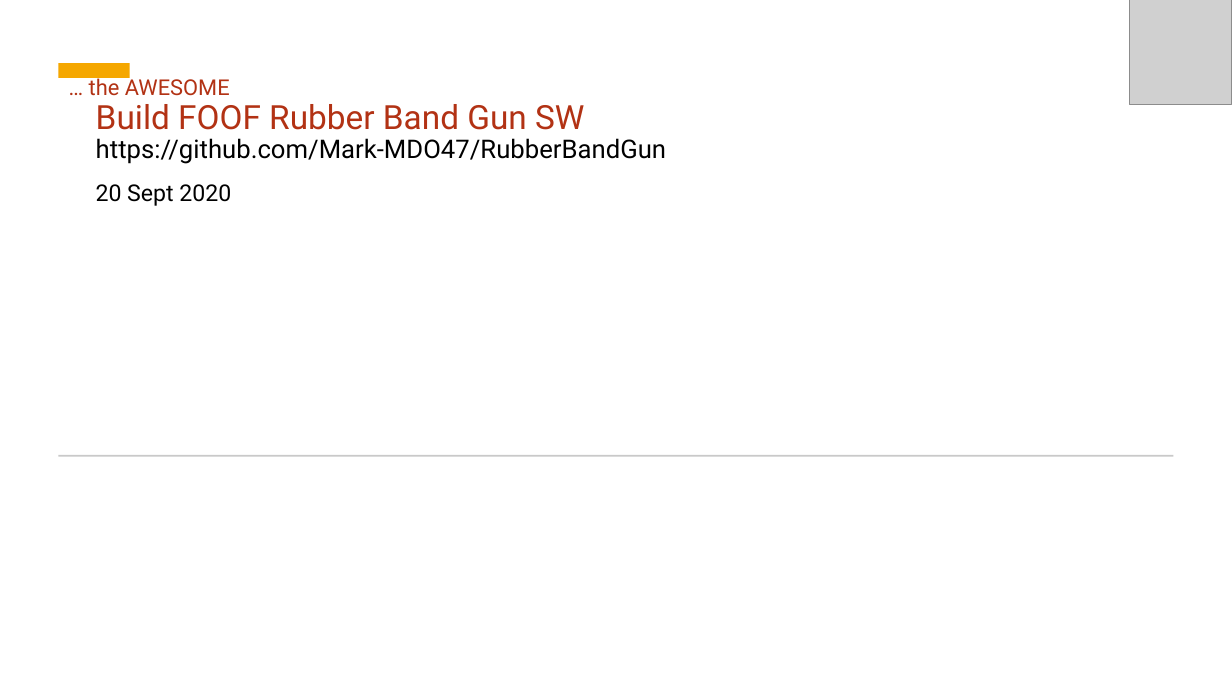
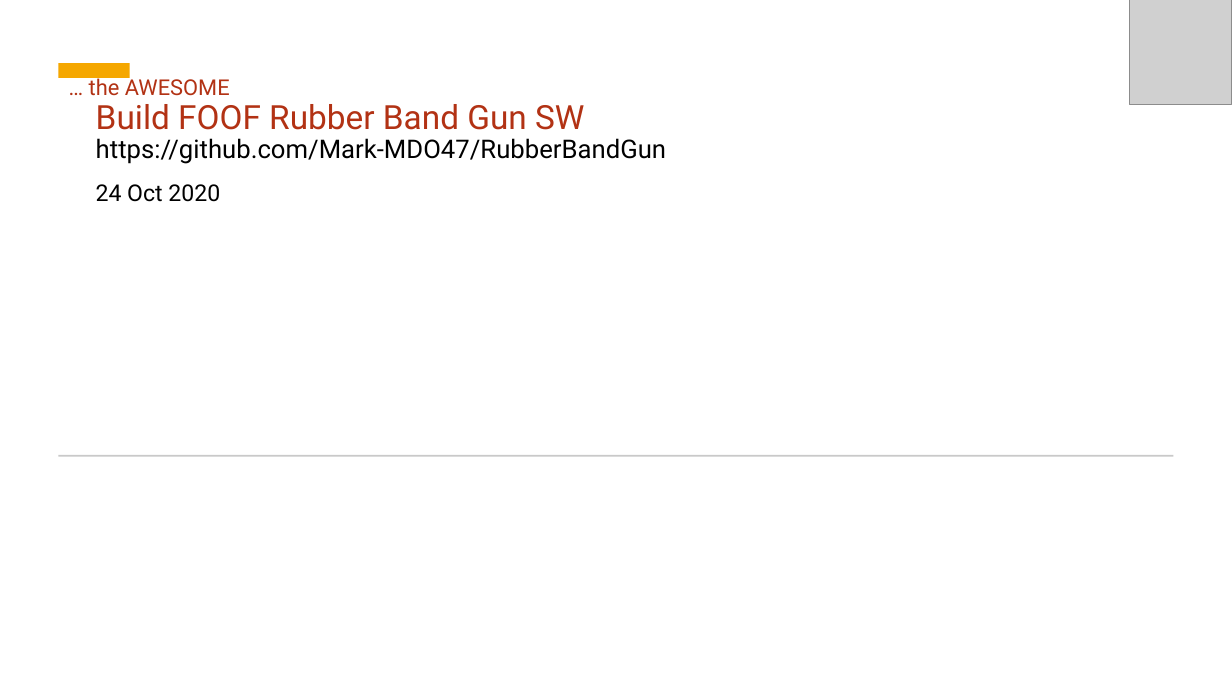
Before and after one commit to Mark-MDO47/RubberBandGun, a slide deck: slide 1 of BuildRubberBandGunSoftware.pptx. Drawn at 1232x693 pixels with LibreOffice and Linux fonts; fonts in the diff are those of the drawing; grey boxes stand for pictures; background and template pictures are left out. Boxes give left, top, right and bottom in pixels: in the first picture for what was removed or moved away, otherwise in the second. Text is boxed around its words. In the diff, an @@ line names an element or a change of style, - is before the commit and + after.

```diff
--- a/BuildRubberBandGunSoftware.pptx
+++ b/BuildRubberBandGunSoftware.pptx
@@ text at [96,184,220,202]: text changed @@
-20 Sept 2020
+24 Oct 2020
```
Also in this commit, not shown: 1 other slide changed, 1 other file.
